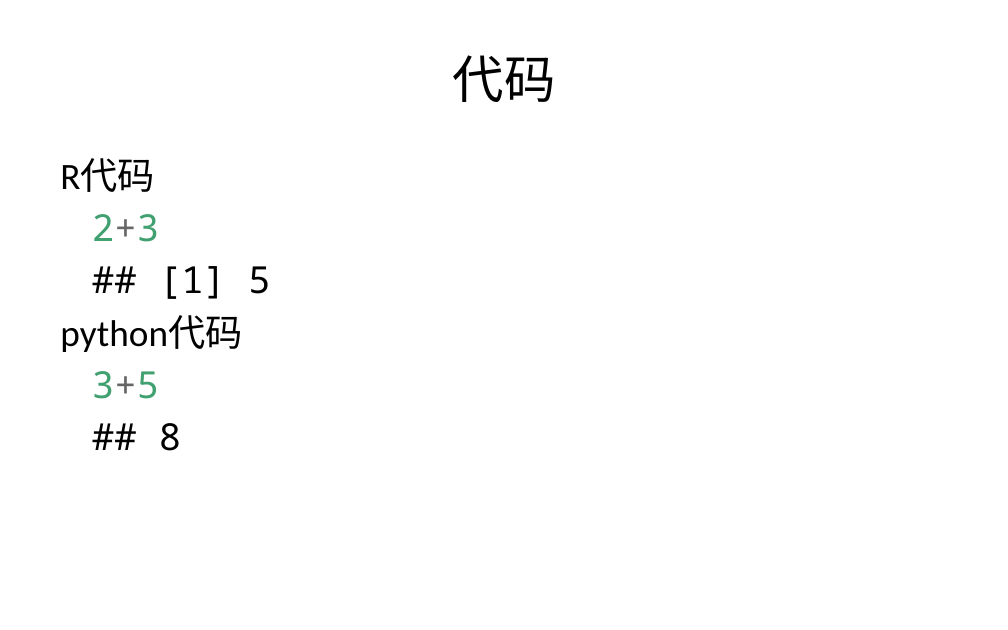
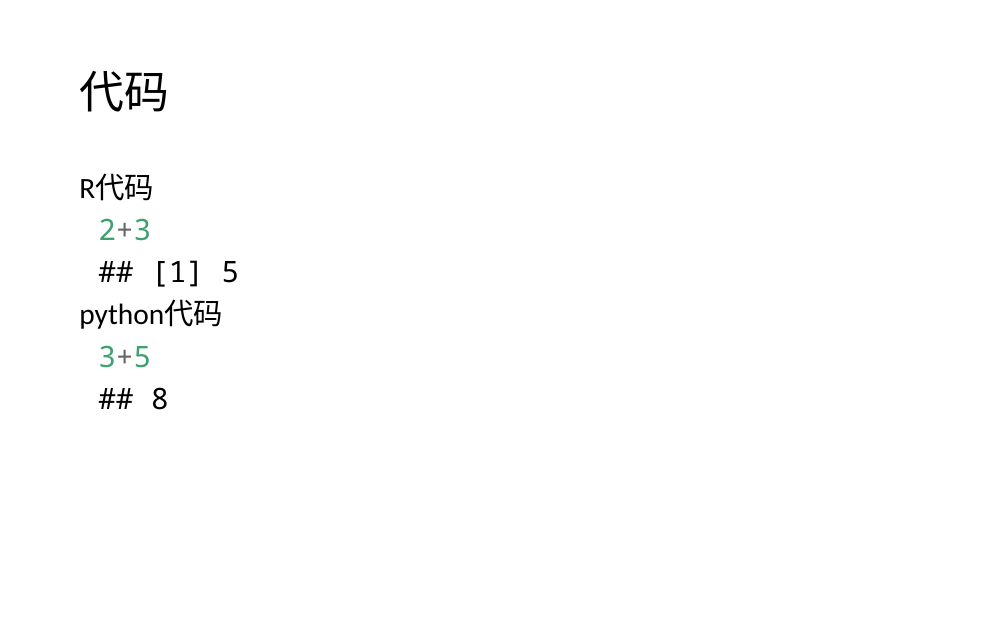
Before and after one commit to jinlin82/rmd-article-template, a slide deck: slide 3 of style/pptx-template-1.pptx. Drawn at 1008x630 pixels with LibreOffice and Linux fonts; fonts in the diff are those of the drawing. Boxes give left, top, right and bottom in pixels: in the first picture for what was removed or moved away, otherwise in the second. Text is boxed around its words. In the diff, an @@ line names an element or a change of style, - is before the commit and + after.

```diff
--- a/style/pptx-template-1.pptx
+++ b/style/pptx-template-1.pptx
@@ title "代码": place and size @@
-title "代码" at [453, 55, 556, 102]
+title "代码" at [79, 71, 169, 112]
@@ title "代码" at [79, 71, 169, 112]: size 36.7 to 32 pt, font Calibri to Noto Sans CJK SC; alignment centre to left; line spacing 1 to 0.9 @@
@@ text "R代码": place and size @@
-text "R代码" at [60, 158, 270, 451]
+text "R代码" at [79, 173, 240, 410]
@@ text "R代码" at [79, 173, 240, 410]: size 26.7 to 21 pt; line spacing 1 to 0.9; more space between paragraphs; indent changed @@
```
Also in this commit, not shown: 13 other slides changed, 5 other files.
